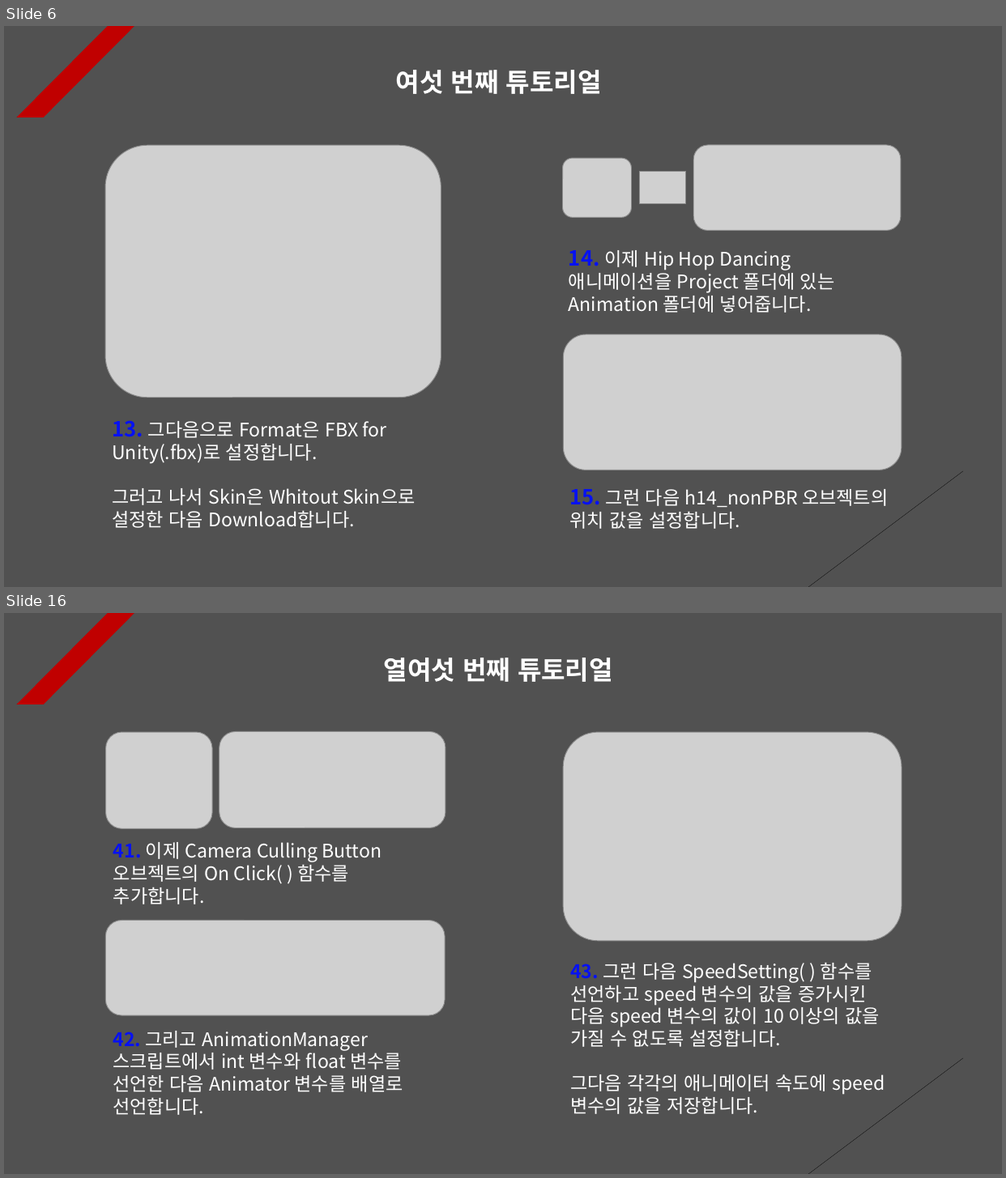
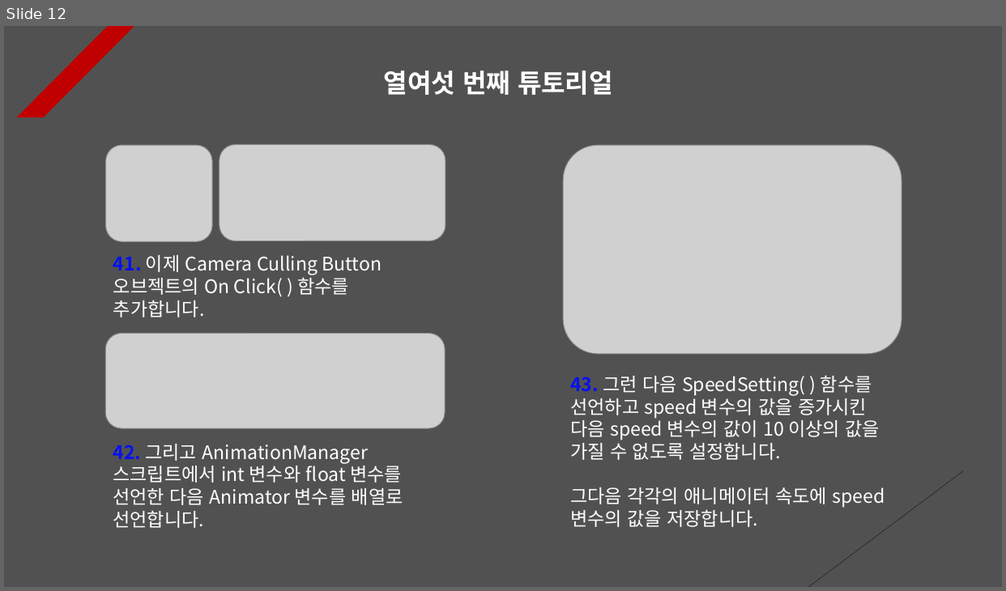
Before and after one commit to Unity2033/3D-UnityEngine, a slide deck: Assets/Animation Retargeting/PPT Data/Animation Retargeting Example.pptx. Shown one above the other, each under a label of ours: slides 6 and 16 before the commit, slide 12 after it; the slides between them are not shown. The pictures are 1006x1178 and 1006x591 pixels, drawn with LibreOffice and Linux fonts; fonts in the diff are those of the drawing; grey boxes stand for pictures. Boxes give left, top, right and bottom in pixels: in the first picture for what was removed or moved away, otherwise in the second. Text is boxed around its words. In the diff, an @@ line names an element or a change of style, - is before the commit and + after.

```diff
--- a/Assets/Animation Retargeting/PPT Data/Animation Retargeting Example.pptx
+++ b/Assets/Animation Retargeting/PPT Data/Animation Retargeting Example.pptx
@@ slide 6 removed at [4, 26, 1002, 587], background #515151; not listed: 2 template elements that a slide beside it also shows @@
@@ text removed at [396, 70, 602, 94] @@
-여섯 번째 튜토리얼
@@ picture removed at [105, 145, 441, 397] @@
@@ picture removed at [693, 145, 901, 230] @@
@@ picture removed at [562, 159, 632, 218] @@
@@ picture removed at [640, 171, 686, 203] @@
@@ text removed at [569, 250, 835, 313] @@
-14. 이제 Hip Hop Dancing 애니메이션을 Project 폴더에 있는 Animation 폴더에 넣어줍니다.
@@ picture removed at [563, 335, 901, 470] @@
@@ text removed at [112, 420, 415, 528] @@
-13. 그다음으로 Format은 FBX for Unity(.fbx)로 설정합니다.
-그러고 나서 Skin은 Whitout Skin으로 설정한 다음 Download합니다.
@@ text removed at [569, 489, 888, 529] @@
-15. 그런 다음 h14_nonPBR 오브젝트의 위치 값을 설정합니다.
@@ what was slide 16 is now slide 12 @@
```
Also in this commit, not shown: 10 slides changed, 1 slide added, 4 other slides removed, 23 other files.
